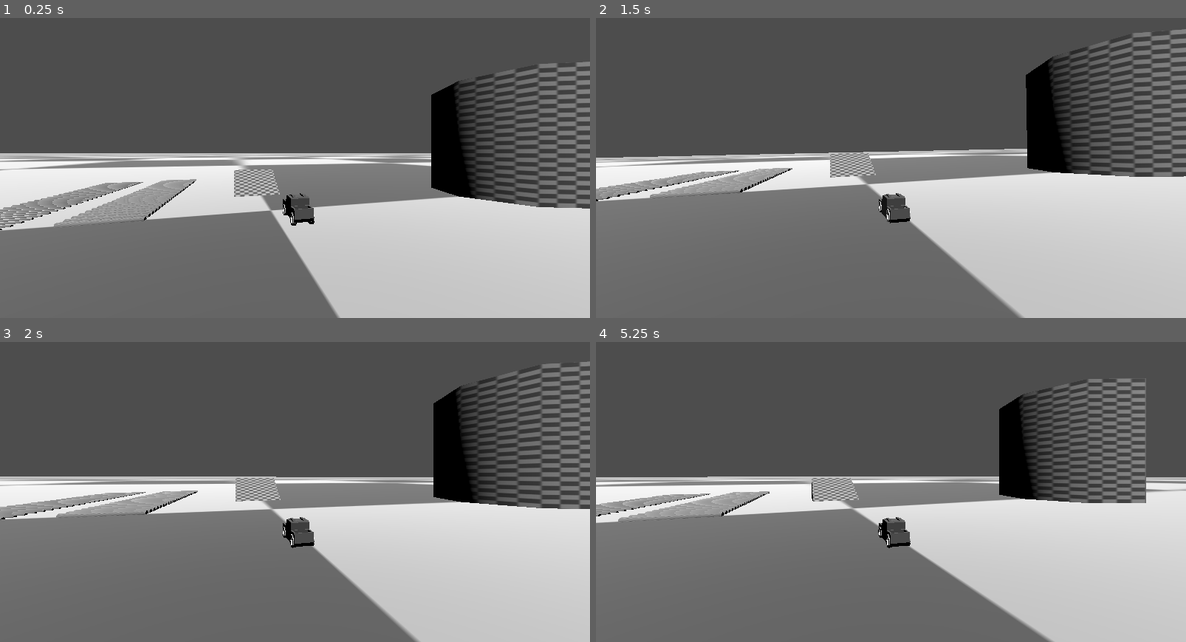
Above: before the commit, frames 1-4 (two rows, left to right).
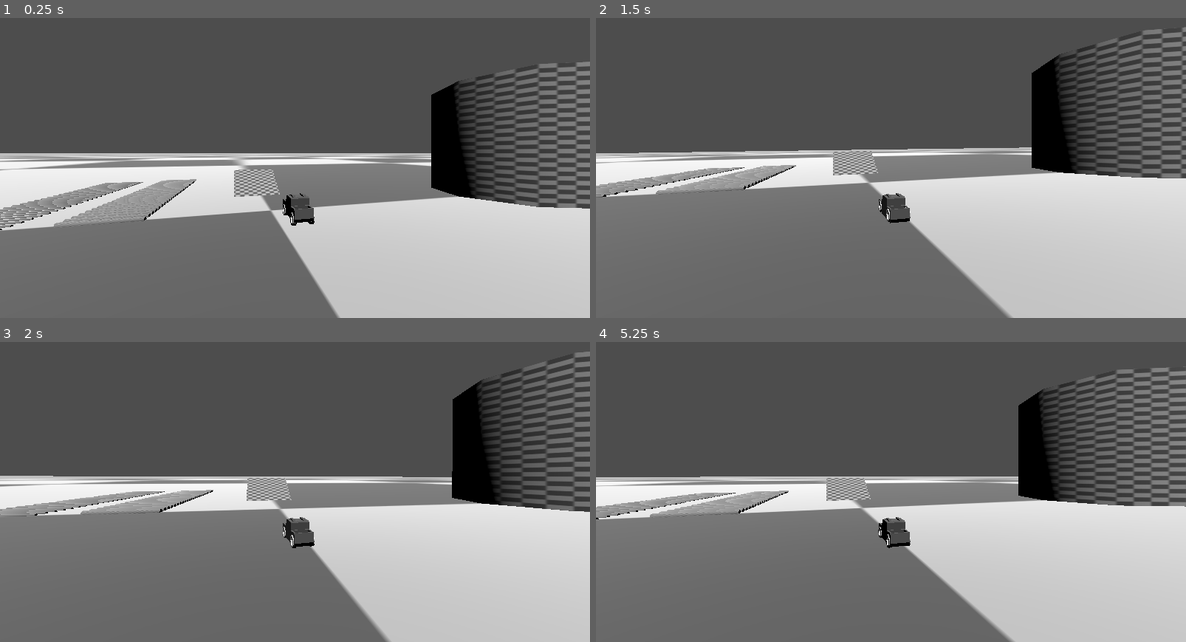
Above: after the commit, the same moments.

Repository: luankaike-code/jh_conclusao_dev
Game: Godot game, scene res://scenes/worlds/test/test_world.tscn
Same seed, same stepped clock (60 frames per second), same inputs: the game is played once before the commit and once after it.
Inputs:
- Up to frame 1 (0.25 s): no input
- Up to frame 2 (1.5 s): hold D (game_turn_right) 0.53-1.28 s; tap S (game_deceleration) at 0.6, 1.35 s; hold Shift (game_hand_brake) from 1.28 s (still down)
- Up to frame 3 (2 s): keep holding Shift (game_hand_brake)
- Up to frame 4 (5.25 s): release Shift (game_hand_brake) at 2.03 s; hold D (game_turn_right) 2.03-2.78 s; tap S (game_deceleration) every 0.75 s from 2.1 to 5.1 s; hold W (game_acceleration) 2.78-3.53 s; hold A (game_turn_left) 3.53-5.03 s; hold Shift (game_hand_brake) from 5.03 s (still down)

Frame 1 is identical in both runs. In frame 2, 8.5% of the frame differs, in the area x 0-100%, y 2-100%; in frame 3, 11%; in frame 4, 11%, in the area x 0-100%, y 8-100%.

Commit message:
Change system to change car center mass if is not collision whit ground

Diff:
--- a/code-tcc-jh/scenes/raycast_car/raycast_car.gd
+++ b/code-tcc-jh/scenes/raycast_car/raycast_car.gd
@@ -14,9 +14,18 @@
 
 @warning_ignore("unused_parameter")
 func _physics_process(delta: float) -> void:
+	var is_ground_collision := false
 	for wheel in wheels:
 		wheel.is_lock = hand_brake
-		wheel.apply_forces_in_raycast_car(self)
+		if wheel.apply_forces_in_raycast_car(self):
+			is_ground_collision = true
+
+	print(is_ground_collision)
+	if is_ground_collision:
+		center_of_mass = Vector3.ZERO
+	else:
+		center_of_mass_mode = RigidBody3D.CENTER_OF_MASS_MODE_CUSTOM
+		center_of_mass = Vector3.DOWN
 
 func _input_pressed_or_released(action: StringName, pressed: Variant, released: Variant, default: Variant) -> Variant:
 	if Input.is_action_just_pressed(action):
--- a/code-tcc-jh/scenes/raycast_car/raycast_wheel/raycast_wheel.gd
+++ b/code-tcc-jh/scenes/raycast_car/raycast_wheel/raycast_wheel.gd
@@ -45,7 +45,7 @@
 func _rotate_model(speed: float, delta: float) -> void:
 	model.rotate_x((-speed * delta) / wheel_model_radius)
 
-func apply_forces_in_raycast_car(car: RaycastCar) -> void:
+func apply_forces_in_raycast_car(car: RaycastCar) -> bool:
 	var delta := get_process_delta_time()
 
 	_update_suspension_len(delta)
@@ -55,7 +55,7 @@
 		_turn(turn_dir, delta)
 
 	if !ray.is_colliding():
-		return
+		return false
 
 	## APPLY SUSPENSION FORCE
 	var middle_wheel := (model.global_position - Vector3(0, wheel_model_radius, 0)) - car.global_position
@@ -101,7 +101,7 @@
 	## APPLY ACCELERATION
 
 	if is_lock:
-		return
+		return true
 
 	var forward_dir := -global_basis.z
 	var speed := forward_dir.dot(car.linear_velocity)
@@ -116,3 +116,5 @@
 		var vector_acc_force := acceleration * forward_dir
 
 		car.apply_force(vector_acc_force, middle_wheel)
+
+	return true
